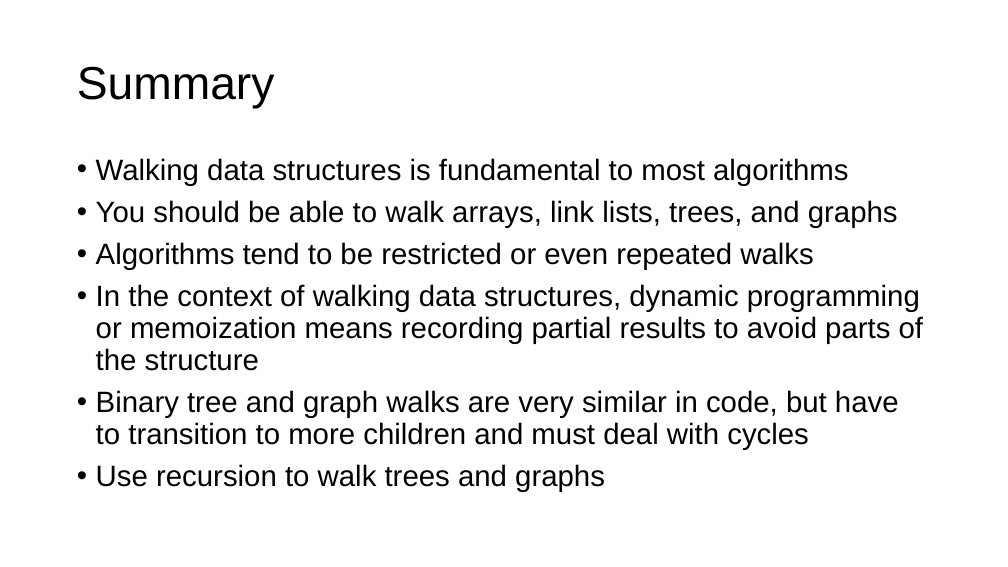
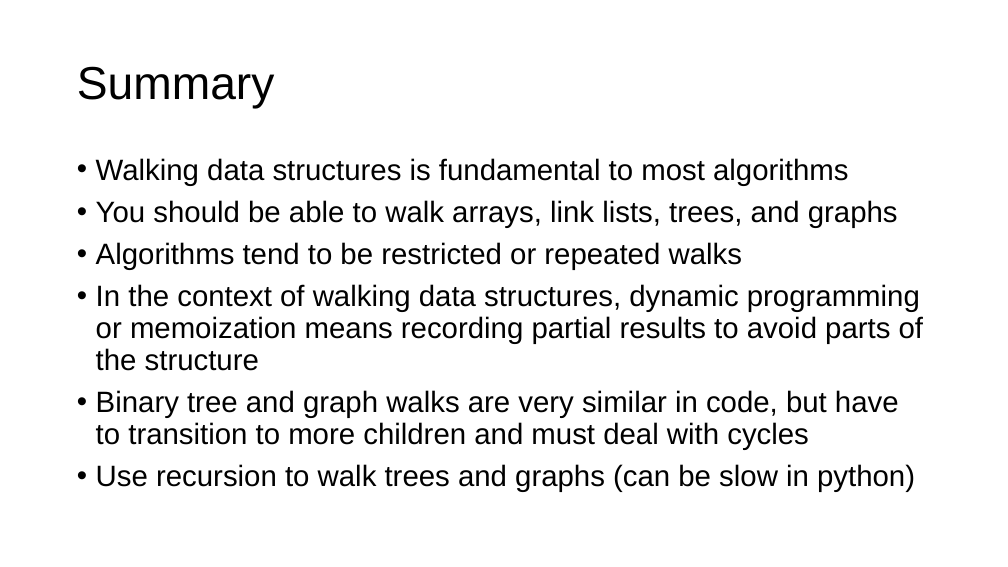
Before and after one commit to parrt/msds689, a slide deck: slide 13 of notes/walking-structures.pptx. Drawn at 1008x567 pixels with LibreOffice and Linux fonts; fonts in the diff are those of the drawing; background and template pictures are left out. Boxes give left, top, right and bottom in pixels: in the first picture for what was removed or moved away, otherwise in the second. Text is boxed around its words. In the diff, an @@ line names an element or a change of style, - is before the commit and + after.

```diff
--- a/notes/walking-structures.pptx
+++ b/notes/walking-structures.pptx
@@ text at bbox=[96, 242, 742, 270]: text changed @@
-• Algorithms tend to be restricted or even repeated walks
+• Algorithms tend to be restricted or repeated walks
@@ text at bbox=[96, 464, 915, 492]: text changed @@
-• Use recursion to walk trees and graphs
+• Use recursion to walk trees and graphs (can be slow in python)
```
Also in this commit, not shown: 2 other slides changed, 8 other files.
